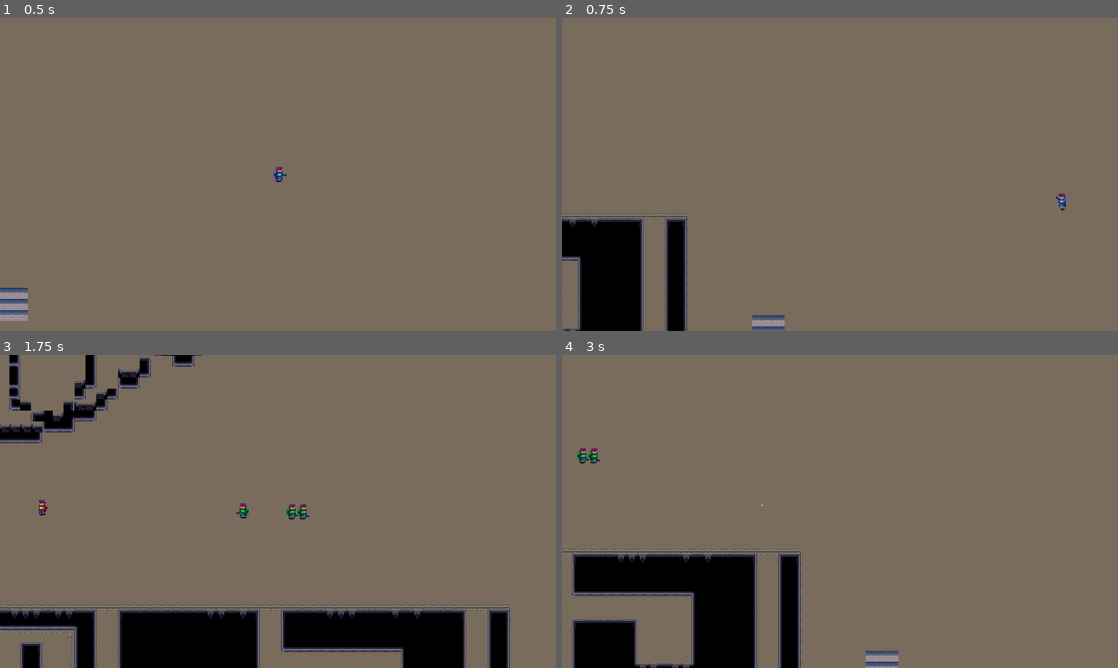
Above: before the commit, frames 1-4 (two rows, left to right).
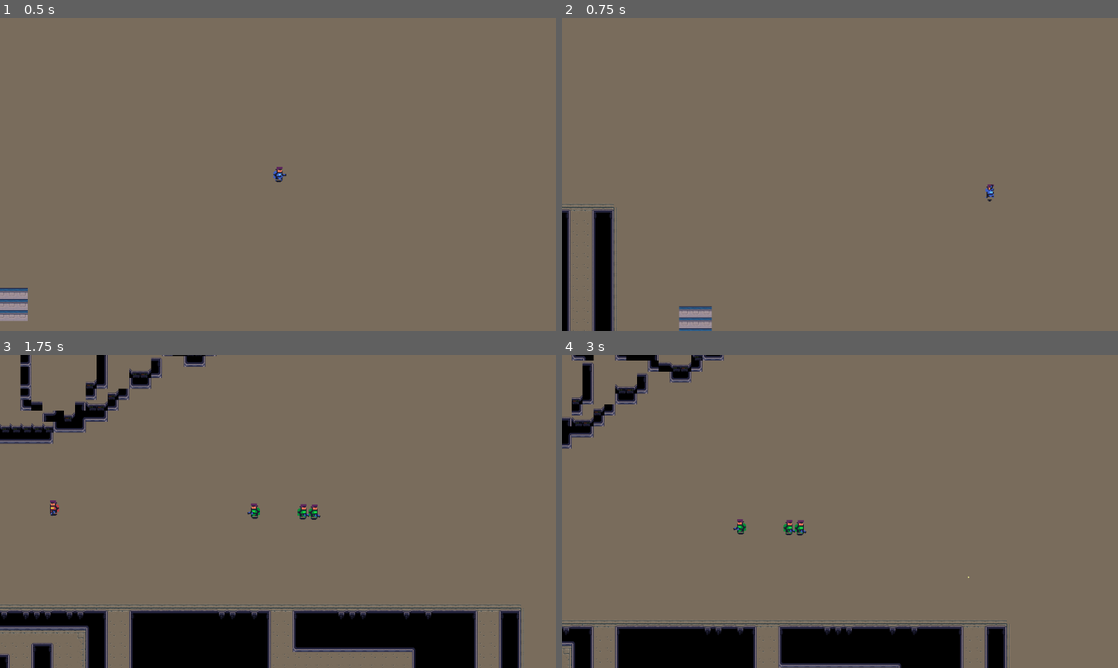
Above: after the commit, the same moments.

Repository: CatsArePanzers/godot-game-project
Game: Godot game, scene res://main.tscn
The game is run twice, just before and just after one commit, with the same random seed, the same clock (stepped at 60 frames per second) and the same inputs.
Inputs (mouse positions are in pixels of both pictures, inside the frame that each line leads up to):
- Up to frame 1 (0.5 s): no input
- Up to frame 2 (0.75 s): tap Enter at 0.5 s; move the mouse to (962, 158) at 0.52 s; hold D (move_right) from 0.53 s (still down); tap Tab (switch_player) at 0.6 s
- Up to frame 3 (1.75 s): tap Space at 1.25 s; move the mouse to (166, 527) at 1.27 s; release D (move_right) at 1.28 s; hold S (move_down) from 1.28 s (still down); click (166, 527) at 1.35 s; tap Tab (switch_player) at 1.55 s
- Up to frame 4 (3 s): move the mouse to (895, 442) at 2.02 s; release S (move_down) at 2.03 s; hold D (move_right) 2.03-2.78 s; tap Tab (switch_player) at 2.1, 2.85 s; tap Enter at 2.75 s; move the mouse to (812, 574) at 2.77 s; hold W (move_up) from 2.78 s (still down)

Frame 1 is identical in both runs. In frame 2, 6.4% of the frame differs, in the area x 0-91%, y 53-100%; in frame 3, 8.6%; in frame 4, 17%, in the area x 0-81%, y 0-100%.

Commit message:
made changes to the camera switching

Diff:
--- a/entities/allies/ally.tscn
+++ b/entities/allies/ally.tscn
@@ -256,8 +256,11 @@
 [node name="Team" parent="." instance=ExtResource("5_xa53s")]
 
 [node name="Camera" type="Camera2D" parent="."]
+process_priority = 1
+process_physics_priority = 66
 position_smoothing_enabled = true
 position_smoothing_speed = 7.0
+rotation_smoothing_enabled = true
 
 [connection signal="body_entered" from="AI/DetectionZone" to="AI" method="_on_detection_zone_body_entered"]
 [connection signal="body_exited" from="AI/DetectionZone" to="AI" method="_on_detection_zone_body_exited"]
--- a/entities/player/player.tscn
+++ b/entities/player/player.tscn
@@ -234,4 +234,4 @@
 
 [node name="Camera" type="Camera2D" parent="."]
 position_smoothing_enabled = true
-position_smoothing_speed = 7.0
+rotation_smoothing_enabled = true
--- a/main.gd
+++ b/main.gd
@@ -57,14 +57,12 @@
 func switch_camera(curr_camera: Camera2D, new_camera: Camera2D):
 	var tween: Tween = get_tree().create_tween()
 
-	#var path_to_camera: Vector2 = curr_camera.global_position.direction_to(new_camera.global_position) * curr_camera.global_position.distance_to(curr_camera.global_position)
+	new_camera.offset = curr_camera.global_position - new_camera.global_position
+	new_camera.make_current()
 
-	tween.tween_property(curr_camera, "offset", new_camera.global_position - curr_camera.global_position, 0.2)
-
+	tween.tween_property(new_camera, "offset", Vector2.ZERO, 0.3)
 	await tween.finished
 
-	curr_camera.offset = Vector2.ZERO
-	new_camera.make_current()
 
 func remove_dead_ally(dead_ally):
 	allies.pop_at(allies.find(dead_ally))
